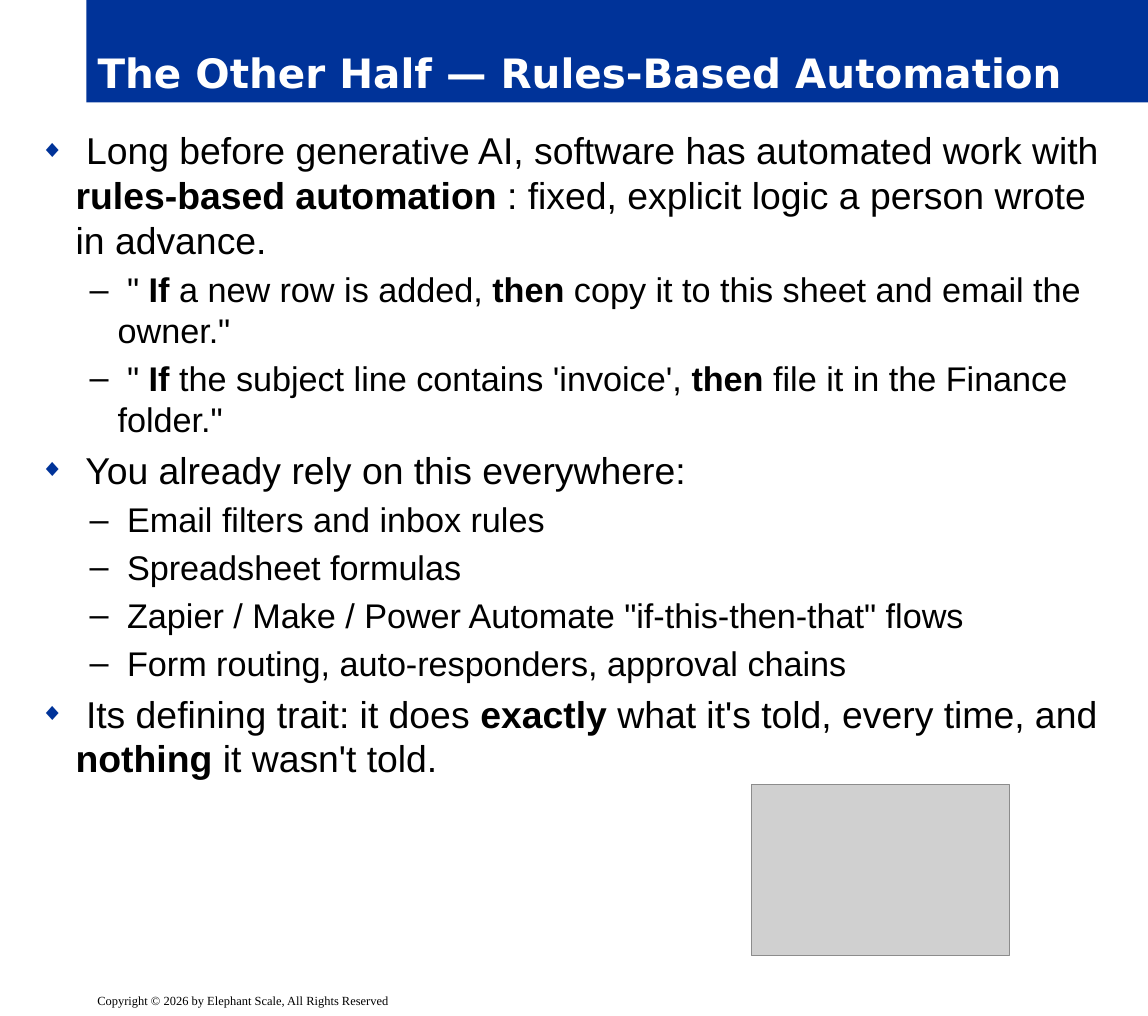
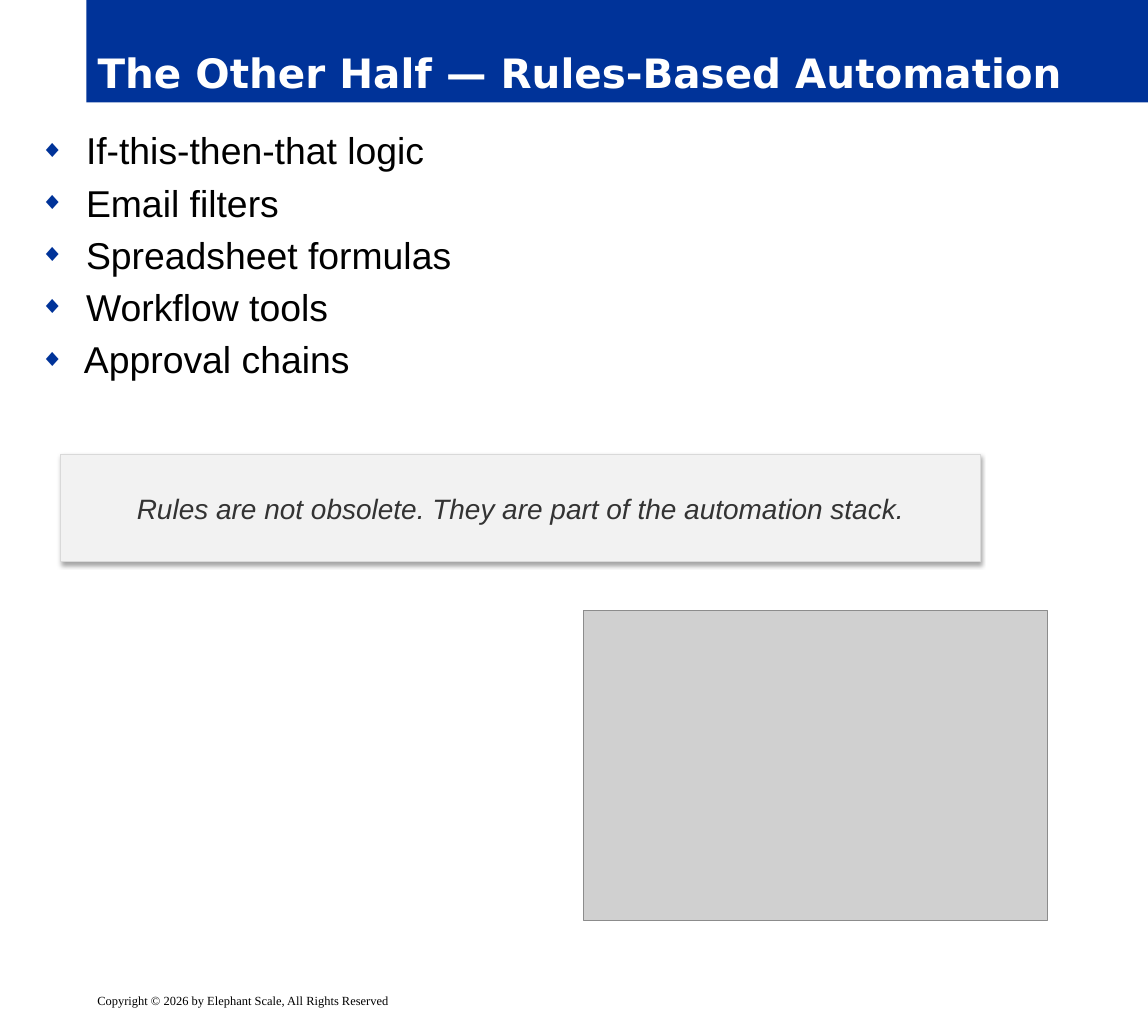
Before and after one commit to elephantscale/ai-automation-essentials, a slide deck: slide 9 of slides/release/01-foundations.pptx. Drawn at 1148x1016 pixels with LibreOffice and Linux fonts; fonts in the diff are those of the drawing; grey boxes stand for pictures; background and template pictures are left out. Boxes give left, top, right and bottom in pixels: in the first picture for what was removed or moved away, otherwise in the second. Text is boxed around its words. In the diff, an @@ line names an element or a change of style, - is before the commit and + after.

```diff
--- a/slides/release/01-foundations.pptx
+++ b/slides/release/01-foundations.pptx
@@ text at box(86, 137, 424, 218): text changed; size 22 to 24 pt @@
-◆ Long before generative AI, software has automated work with rules-based automation : fixed, explicit logic a person wrote in advance.
-  – " If a new row is added, then copy it to this sheet and email the owner."
-  – " If the subject line contains 'invoice', then file it in the Finance folder."
-◆ You already rely on this everywhere:
-  – Email filters and inbox rules
+◆ If-this-then-that logic
+◆ Email filters
@@ text at box(86, 242, 451, 276): size 22 to 24 pt in "Spreadsheet formulas"; bullet – to ◆; list level 2 to 1 in "Spreadsheet formulas"; bullet colour #000000 to #003399 @@
@@ text at box(84, 294, 350, 381): text changed; size 22 to 24 pt @@
-  – Zapier / Make / Power Automate "if-this-then-that" flows
-  – Form routing, auto-responders, approval chains
-◆ Its defining trait: it does exactly what it's told, every time, and nothing it wasn't told.
+◆ Workflow tools
+◆ Approval chains
@@ rectangle added at box(60, 455, 980, 562), fill #F2F2F2, outline #D9D9D9 0.75 pt, 18 pt, text #333333, italic @@
+Rules are not obsolete. They are part of the automation stack.
@@ picture: place and size @@
-picture at box(752, 784, 1009, 955)
+picture at box(584, 610, 1048, 921)
```
Also in this commit, not shown: 21 other slides changed.
